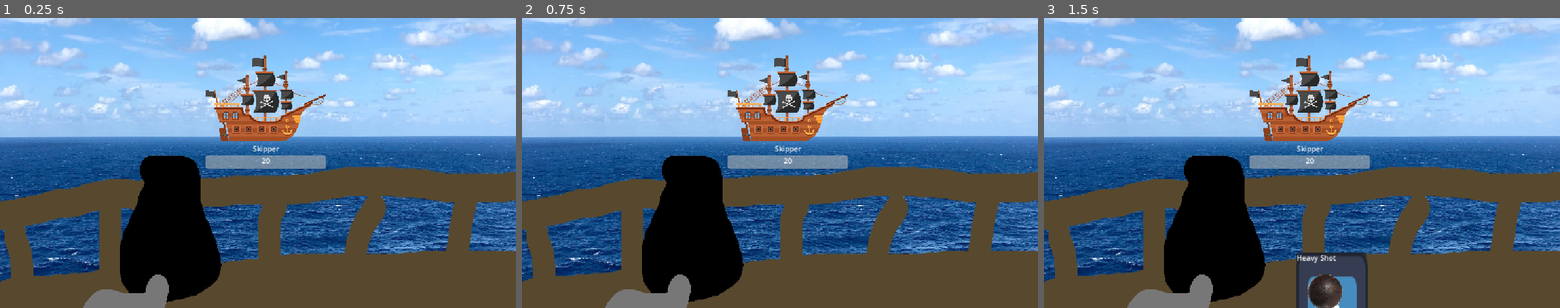
Above: before the commit, frames 1-3 (left to right).
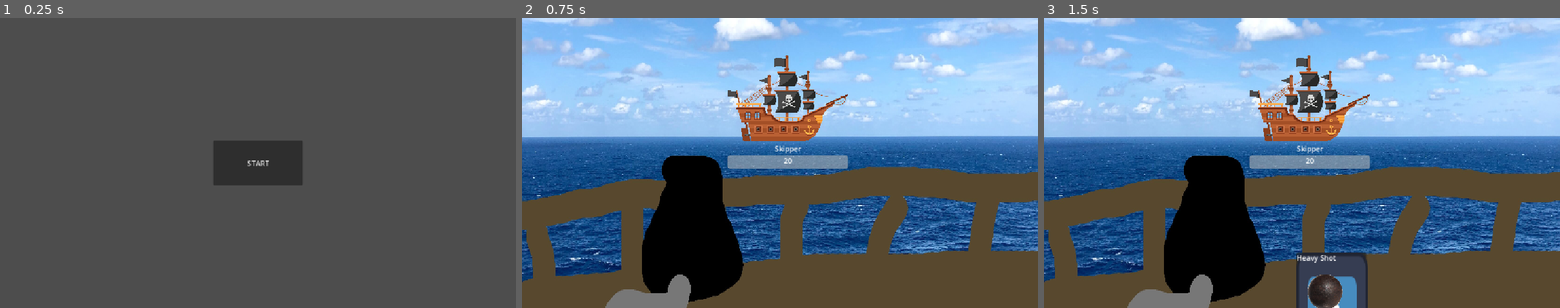
Above: after the commit, the same moments.

Repository: ataylor146/deckbuilder
Game: Godot game, scene res://Scenes/menu.tscn
Two runs of this game, one before a commit and one after it. Both use one fixed random seed, a clock stepped at 60 frames per second and the inputs below. Before the commit the project starts from res://Scenes/board.tscn. The engine's default icon, where the game draws it, is replaced by a stand-in: a white triangle on a blue panel in a dark square.
Inputs (mouse positions are in pixels of both pictures, inside the frame that each line leads up to):
- Up to frame 1 (0.25 s): no input
- Up to frame 2 (0.75 s): click (780, 163) at 0.5 s, where only the run after the commit has a clickable "START"
- Up to frame 3 (1.5 s): tap Enter (ui_accept) at 1.25 s; move the mouse to (1415, 148) at 1.27 s

The runs differ from the first frame. In frame 1, 99% of the frame differs, in the area x 0-100%, y 0-100%; in frame 2, nothing differs; in frame 3, nothing differs.

Commit message:
Lose and Round Win Scene

Diff:
--- /dev/null
+++ b/Scenes/lose_scene.tscn
@@ -0,0 +1,41 @@
+[gd_scene format=3 uid="uid://dp4m84k4prqgm"]
+
+[ext_resource type="Script" uid="uid://dla6mn4w6471" path="res://Scripts/restart_button.gd" id="1_bjqob"]
+
+[node name="LoseScene" type="Control" unique_id=584717509]
+layout_mode = 3
+anchors_preset = 15
+anchor_right = 1.0
+anchor_bottom = 1.0
+grow_horizontal = 2
+grow_vertical = 2
+
+[node name="Label" type="Label" parent="." unique_id=1379385043]
+layout_mode = 1
+anchors_preset = 5
+anchor_left = 0.5
+anchor_right = 0.5
+offset_left = -122.0
+offset_top = 73.0
+offset_right = 123.0
+offset_bottom = 140.0
+grow_horizontal = 2
+theme_override_font_sizes/font_size = 48
+text = "YOU LOST!"
+
+[node name="RestartButton" type="Button" parent="." unique_id=1896964719]
+layout_mode = 1
+anchors_preset = 8
+anchor_left = 0.5
+anchor_top = 0.5
+anchor_right = 0.5
+anchor_bottom = 0.5
+offset_left = -100.0
+offset_top = -50.0
+offset_right = 100.0
+offset_bottom = 50.0
+grow_horizontal = 2
+grow_vertical = 2
+theme_override_font_sizes/font_size = 32
+text = "Restart"
+script = ExtResource("1_bjqob")
--- /dev/null
+++ b/Scenes/round_win_panel.tscn
@@ -0,0 +1,136 @@
+[gd_scene format=3 uid="uid://c13etwe3nwivd"]
+
+[sub_resource type="StyleBoxFlat" id="StyleBoxFlat_g4v7s"]
+bg_color = Color(0.5167997, 0.30669695, 0.18393311, 1)
+
+[sub_resource type="StyleBoxFlat" id="StyleBoxFlat_5s0fj"]
+bg_color = Color(1, 0.078431375, 0.078431375, 1)
+border_width_left = 5
+border_width_top = 5
+border_width_right = 5
+border_width_bottom = 5
+border_color = Color(0.8150989, 0.40222043, 0.77976024, 1)
+
+[sub_resource type="StyleBoxFlat" id="StyleBoxFlat_33x8s"]
+bg_color = Color(0.61559415, 0.614242, 0.42376152, 1)
+border_width_left = 5
+border_width_top = 5
+border_width_right = 5
+border_width_bottom = 5
+border_color = Color(0.8156863, 0.40392157, 0.78039217, 1)
+
+[sub_resource type="StyleBoxFlat" id="StyleBoxFlat_f8sg8"]
+bg_color = Color(0.66318285, 0.5673136, 0.64502513, 1)
+border_width_left = 5
+border_width_top = 5
+border_width_right = 5
+border_width_bottom = 5
+border_color = Color(0.8156863, 0.40392157, 0.78039217, 1)
+
+[node name="RoundWinScene" type="Control" unique_id=311131055]
+layout_mode = 3
+anchors_preset = 15
+anchor_right = 1.0
+anchor_bottom = 1.0
+grow_horizontal = 2
+grow_vertical = 2
+
+[node name="PickBonusPanel" type="Panel" parent="." unique_id=532640873]
+layout_mode = 0
+offset_left = 361.0
+offset_top = 42.0
+offset_right = 792.0
+offset_bottom = 148.0
+theme_override_styles/panel = SubResource("StyleBoxFlat_g4v7s")
+
+[node name="Label" type="Label" parent="PickBonusPanel" unique_id=181397510]
+layout_mode = 1
+anchors_preset = -1
+anchor_left = 0.5
+anchor_top = 0.056
+anchor_right = 0.5
+anchor_bottom = 0.056
+offset_left = -215.0
+offset_top = -5.9360003
+offset_right = 215.0
+offset_bottom = 99.064
+grow_horizontal = 2
+theme_override_font_sizes/font_size = 48
+text = "PICK A BONUS"
+horizontal_alignment = 1
+vertical_alignment = 1
+
+[node name="Loot1" type="Button" parent="." unique_id=1882940709]
+layout_mode = 0
+offset_left = 113.0
+offset_top = 206.0
+offset_right = 349.0
+offset_bottom = 447.0
+theme_override_styles/normal = SubResource("StyleBoxFlat_5s0fj")
+
+[node name="Label" type="Label" parent="Loot1" unique_id=187428001]
+layout_mode = 1
+anchors_preset = 8
+anchor_left = 0.5
+anchor_top = 0.5
+anchor_right = 0.5
+anchor_bottom = 0.5
+offset_left = -60.5
+offset_top = -25.0
+offset_right = 60.5
+offset_bottom = 25.0
+grow_horizontal = 2
+grow_vertical = 2
+theme_override_font_sizes/font_size = 36
+text = "+10 HP"
+horizontal_alignment = 1
+
+[node name="Loot2" type="Button" parent="." unique_id=591373841]
+layout_mode = 0
+offset_left = 457.0
+offset_top = 206.0
+offset_right = 693.0
+offset_bottom = 447.0
+theme_override_styles/normal = SubResource("StyleBoxFlat_33x8s")
+
+[node name="Label" type="Label" parent="Loot2" unique_id=217223672]
+layout_mode = 1
+anchors_preset = 8
+anchor_left = 0.5
+anchor_top = 0.5
+anchor_right = 0.5
+anchor_bottom = 0.5
+offset_left = -60.5
+offset_top = -25.0
+offset_right = 60.5
+offset_bottom = 25.0
+grow_horizontal = 2
+grow_vertical = 2
+theme_override_font_sizes/font_size = 36
+text = "+1 CANNON"
+horizontal_alignment = 1
+
+[node name="Loot2" type="Button" parent="Loot2" unique_id=1307380611]
+layout_mode = 0
+offset_left = 345.0
+offset_right = 581.0
+offset_bottom = 241.0
+theme_override_styles/normal = SubResource("StyleBoxFlat_f8sg8")
+
+[node name="Label" type="Label" parent="Loot2/Loot2" unique_id=1941212443]
+layout_mode = 1
+anchors_preset = 8
+anchor_left = 0.5
+anchor_top = 0.5
+anchor_right = 0.5
+anchor_bottom = 0.5
+offset_left = -171.0
+offset_top = -25.0
+offset_right = 171.0
+offset_bottom = 25.0
+grow_horizontal = 2
+grow_vertical = 2
+theme_override_font_sizes/font_size = 36
+text = "+1 MANA
+ PER TURN"
+horizontal_alignment = 1
--- /dev/null
+++ b/Scripts/restart_button.gd
@@ -0,0 +1,7 @@
+extends Button
+
+func _ready() -> void:
+	pressed.connect(_on_pressed)
+
+func _on_pressed() -> void:
+	get_tree().change_scene_to_file("res://Scenes/menu.tscn")
--- a/project.godot
+++ b/project.godot
@@ -11,7 +11,7 @@
 [application]
 
 config/name="Deckbuider"
-run/main_scene="res://Scenes/board.tscn"
+run/main_scene="uid://cy7ha4o36rnqb"
 config/features=PackedStringArray("4.7", "GL Compatibility")
 config/icon="res://Sprites/icon.svg"
 
Not shown, added: Scripts/restart_button.gd.uid
